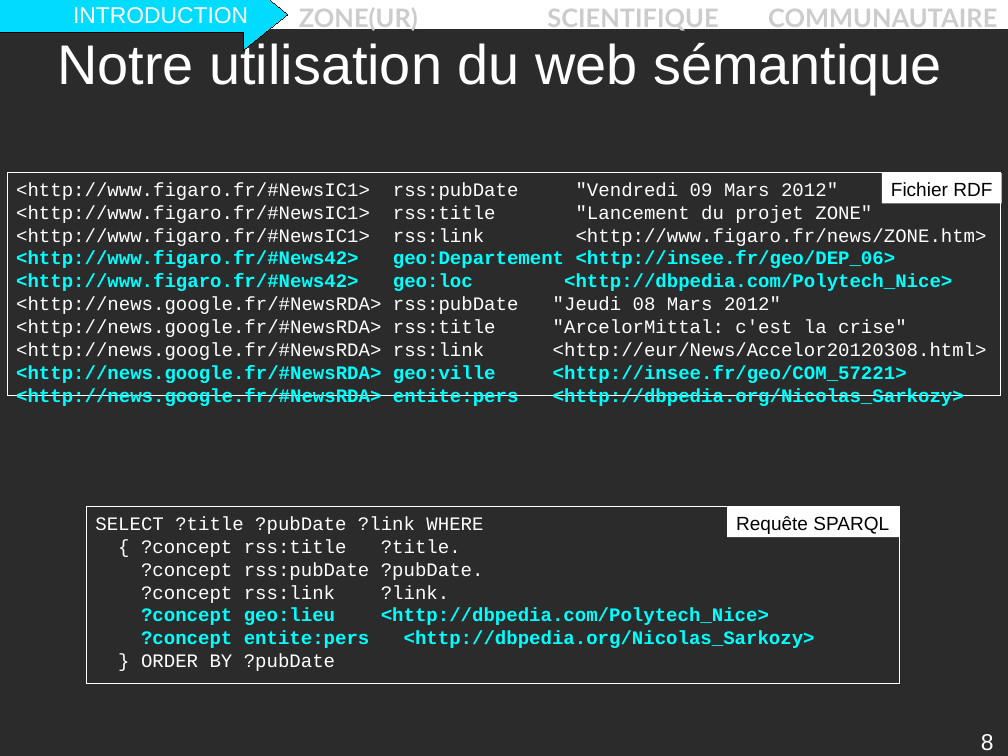
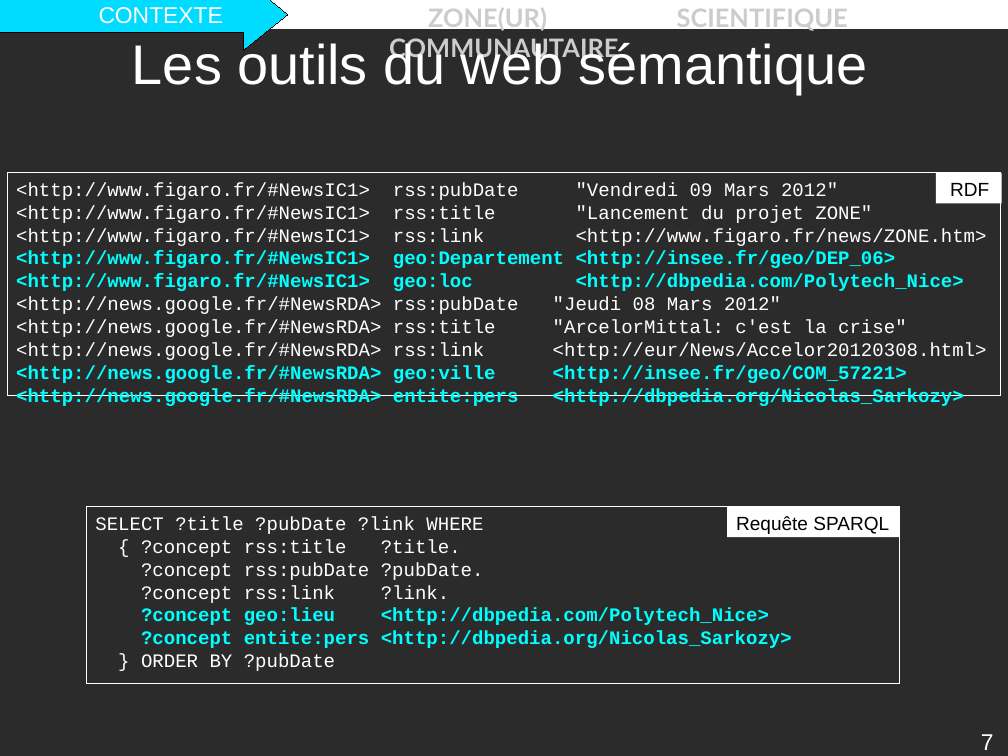
Before and after one commit to descl/ZONE, a slide deck: slide 7 of Rapport/presentation.odp (slide 8 before the commit). Drawn at 1008x756 pixels with LibreOffice and Linux fonts; fonts in the diff are those of the drawing; background and template pictures are left out; a plain dark background stands for a picture behind light text. Boxes give left, top, right and bottom in pixels: in the first picture for what was removed or moved away, otherwise in the second. Text is boxed around its words. In the diff, an @@ line names an element or a change of style, - is before the commit and + after.

```diff
--- a/Rapport/presentation.odp
+++ b/Rapport/presentation.odp
@@ text in right arrow at [99, 7, 223, 24]: text changed @@
-INTRODUCTION
+CONTEXTE
@@ text at [116, 7, 848, 32]: text changed @@
-INTRODUCTION ZONE(UR) SCIENTIFIQUE COMMUNAUTAIRE
+CONTEXTE ZONE(UR) SCIENTIFIQUE COMMUNAUTAIRE
@@ title at [132, 40, 868, 94]: text changed @@
-Notre utilisation du web sémantique
+Les outils du web sémantique
@@ rectangle "RDF": place and size @@
-rectangle "RDF" at [883, 173, 1003, 203]
+rectangle "RDF" at [937, 173, 1003, 203]
@@ text in rectangle at [950, 183, 989, 196]: text changed @@
-Fichier RDF
+RDF
@@ text in rectangle at [16, 251, 964, 291]: text changed @@
-<http://www.figaro.fr/#News42> geo:Departement <http://insee.fr/geo/DEP_06>
-<http://www.figaro.fr/#News42> geo:loc <http://dbpedia.com/Polytech_Nice>
+<http://www.figaro.fr/#NewsIC1> geo:Departement <http://insee.fr/geo/DEP_06>
+<http://www.figaro.fr/#NewsIC1> geo:loc <http://dbpedia.com/Polytech_Nice>
@@ page number at [981, 734, 994, 750]: text changed @@
-8
+7
```
Also in this commit, not shown: 30 other slides changed, 6 slides added, 5 slides removed.
